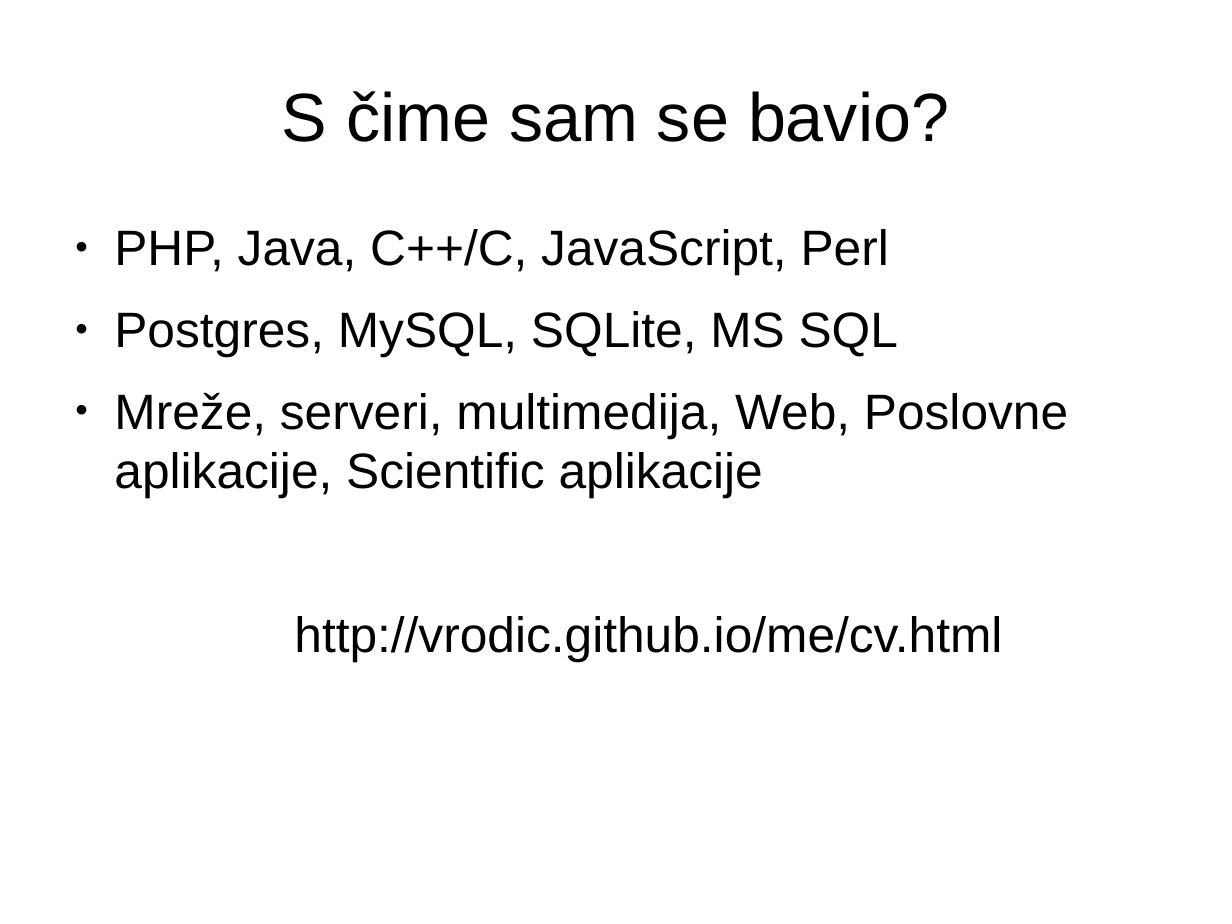
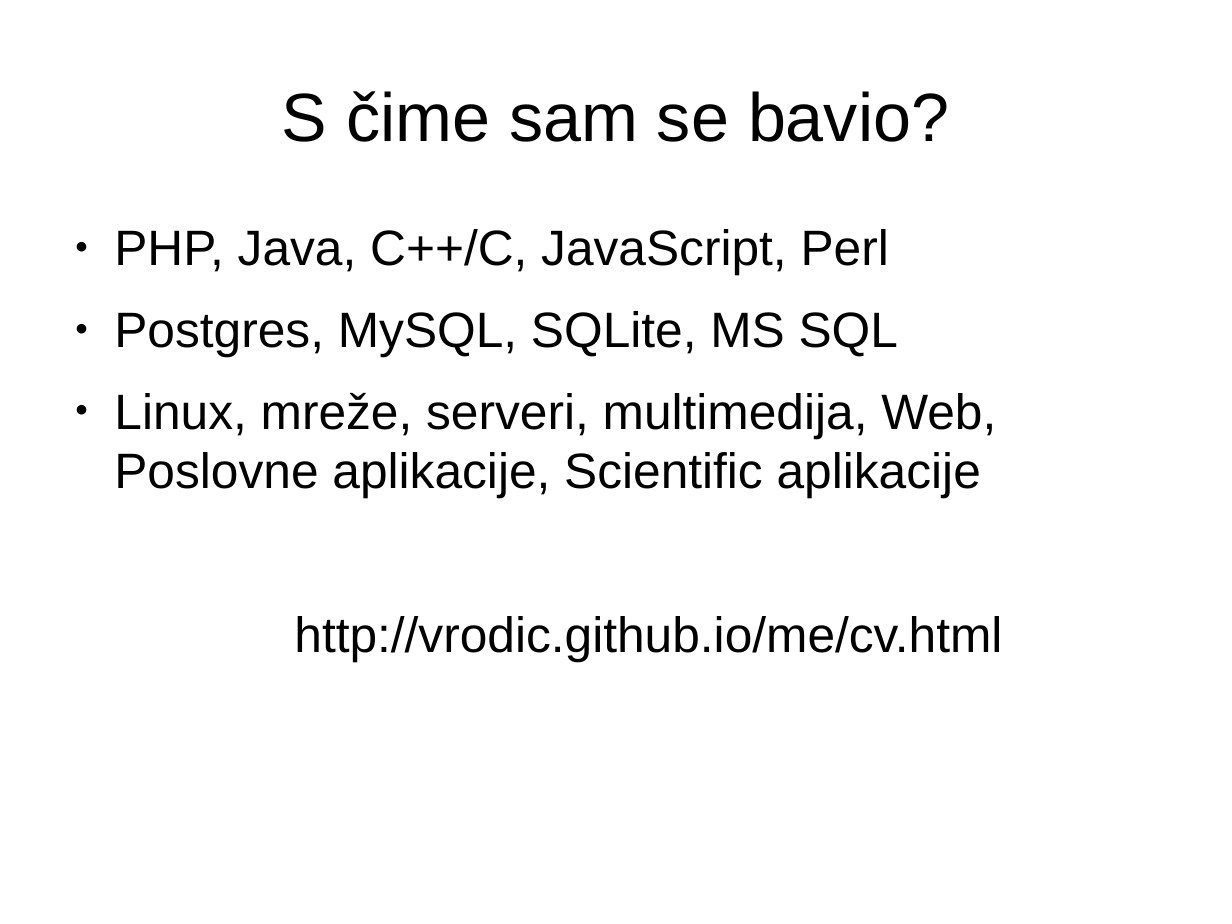
Before and after one commit to vrodic/me, a slide deck: slide 1 of serveri.odp. Drawn at 1232x924 pixels with LibreOffice and Linux fonts; fonts in the diff are those of the drawing. Boxes give left, top, right and bottom in pixels: in the first picture for what was removed or moved away, otherwise in the second. Text is boxed around its words. In the diff, an @@ line names an element or a change of style, - is before the commit and + after.

```diff
--- a/serveri.odp
+++ b/serveri.odp
@@ text at <box>114,392,996,498</box>: text changed @@
-● Mreže, serveri, multimedija, Web, Poslovne aplikacije, Scientific aplikacije
+● Linux, mreže, serveri, multimedija, Web, Poslovne aplikacije, Scientific aplikacije
```
Also in this commit, not shown: 1 other file.
